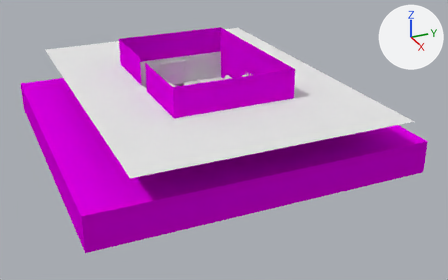
Renders of the Blender file maps/Atlases/LightWorld/inner_house_link/inner_house_link.blend from each side of a commit.
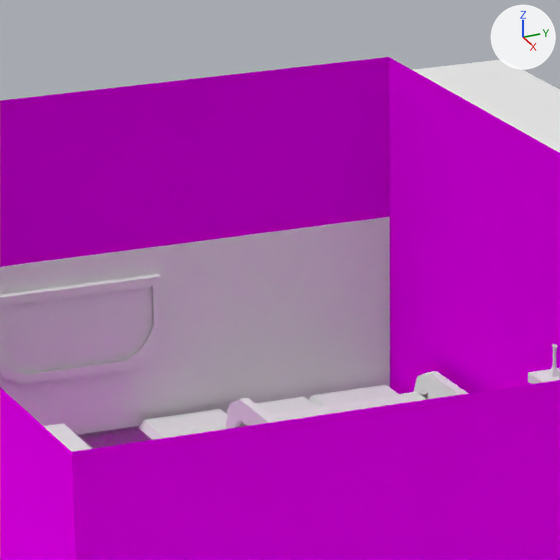
Each version is shown whole from a 50 mm camera at (3.488, -1.407, 1.494) aimed at (0.137, 0.102, -0.181), then close up on the part from 36% to 55% of the width and 7% to 37% of the height. Arrows for +X, +Y and +Z are at upper right; the lights stay in place.

Objects in the first close-up: 'bed', 'house_inner_window', 'inner_house_link', 'physics_wall', 'vase_plate', 'vase_plate.002', 'vision_plane'.
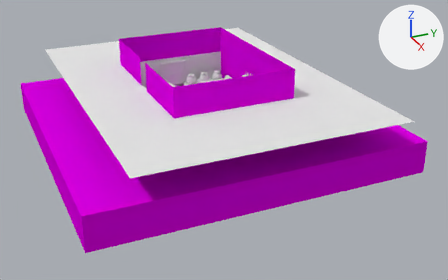
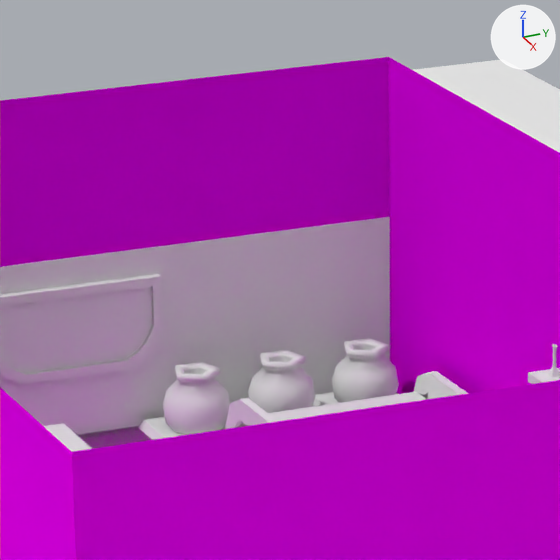
Commit message: added vase mesh and added it to inner house of link

What differs and where, as boxes [x1, y1, x2, y2] in the close-ups (560 x 560 px):
'Vase', added: after [163, 362, 230, 435]
'Vase.002', added: after [332, 338, 399, 403]
'Vase.001', added: after [248, 350, 315, 413]
'vase_plate.002', unchanged, covered by the edit: before [138, 409, 228, 440]; after [138, 417, 226, 440]

What changed in the scene script:
```text
Add mat_vaseside:
    mat_vaseside = diffuse_material('VaseSide')
    mat_vaseside.base_color = (0.8, 0.8, 0.8)  # white #e7e7e7
Add me_vase:
    me_vase.from_pydata(...)  # 66 vertices, 101 faces; spans x -0.0362..0.0362, y -0.038..0.038, z 0.0001..0.0755
    me_vase.polygons.foreach_set('use_smooth', [True] * 101)
    me_vase.materials.append(mat_vaseside)  # its picture is missing
Add ob_vase:
    ob_vase = bpy.data.objects.new('Vase', me_vase)
    ob_vase.location = (-0.47, 0.12, 0.0)
Add ob_vase_001:
    ob_vase_001 = bpy.data.objects.new('Vase.001', me_vase)
    ob_vase_001.location = (-0.47, 0.22, 0.0)
Add ob_vase_002:
    ob_vase_002 = bpy.data.objects.new('Vase.002', me_vase)
    ob_vase_002.location = (-0.47, 0.32, 0.0)
```
